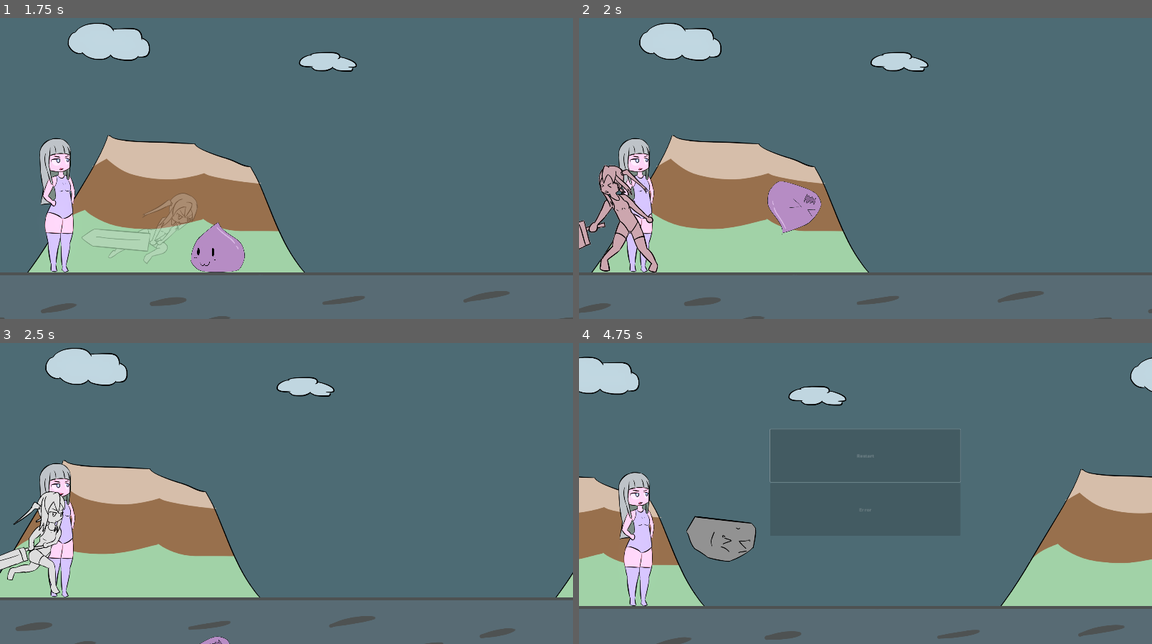
Above: before the commit, frames 1-4 (two rows, left to right).
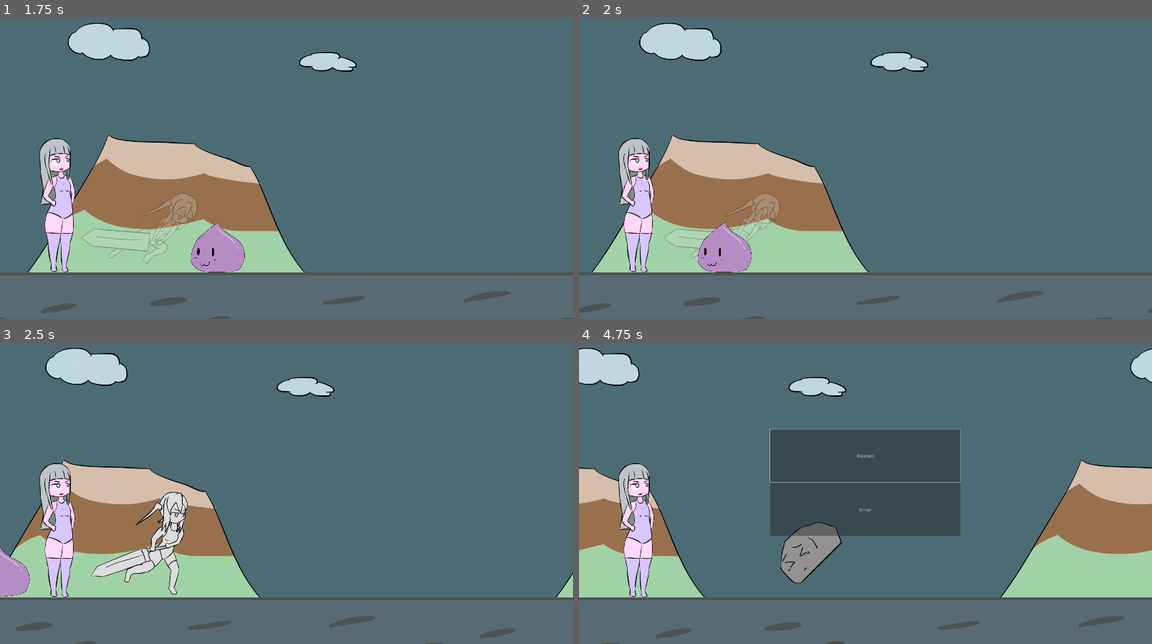
Above: after the commit, the same moments.

Repository: BeatMil/Animurun
Game: Godot game, scene res://Scenes/Forest.tscn
The game is run twice, just before and just after one commit, with the same random seed, the same clock (stepped at 60 frames per second) and the same inputs.
Inputs:
- Up to frame 1 (1.75 s): tap Enter (ui_accept) at 0.5, 0.77, 1.52 s; hold E (dodge) 0.53-1.28 s; tap U (block) at 1.35 s; tap E (dodge) at 1.55 s
- Up to frame 2 (2 s): no input
- Up to frame 3 (2.5 s): hold E (dodge) from 2.03 s (still down)
- Up to frame 4 (4.75 s): release E (dodge) at 2.78 s; tap E (dodge) at 2.85, 3.8, 4.35 s; tap Enter (ui_accept) at 3.02, 3.77, 4.52 s; hold U (block) 3.53-4.28 s

Frame 1 is identical in both runs. In frame 2, 4.5% of the frame differs, in the area x 0-43%, y 48-85%; in frame 3, 4.0%; in frame 4, 13%, in the area x 0-100%, y 1-100%.

Commit message:
Update collision_layer to suit chiichan dodge

Diff:
--- a/Nodes/Bomby.tscn
+++ b/Nodes/Bomby.tscn
@@ -89,6 +89,8 @@
 }
 
 [node name="Bomby" type="RigidBody2D" groups=["bomby", "enemy"]]
+collision_layer = 4
+collision_mask = 3
 gravity_scale = 2.0
 max_contacts_reported = 1
 contact_monitor = true
--- a/Nodes/Hitboxes/attack01_hitbox.tscn
+++ b/Nodes/Hitboxes/attack01_hitbox.tscn
@@ -6,6 +6,8 @@
 size = Vector2(200, 625)
 
 [node name="Hitbox" type="Area2D" groups=["attack01"]]
+collision_layer = 0
+collision_mask = 4
 script = ExtResource("1_d2rj7")
 
 [node name="CollisionShape2D" type="CollisionShape2D" parent="."]
--- a/Nodes/Slime.tscn
+++ b/Nodes/Slime.tscn
@@ -194,6 +194,8 @@
 }
 
 [node name="Slime" type="RigidBody2D" groups=["enemy", "slime"]]
+collision_layer = 4
+collision_mask = 3
 gravity_scale = 2.0
 max_contacts_reported = 1
 contact_monitor = true
--- a/Nodes/rocky.tscn
+++ b/Nodes/rocky.tscn
@@ -137,6 +137,8 @@
 }
 
 [node name="Rocky" type="RigidBody2D" groups=["enemy", "rocky"]]
+collision_layer = 12
+collision_mask = 11
 gravity_scale = 2.0
 max_contacts_reported = 1
 contact_monitor = true
--- a/Scenes/Forest.tscn
+++ b/Scenes/Forest.tscn
@@ -491,6 +491,115 @@
 "values": [Color(0.988235, 0.980392, 0.85098, 1), Color(1, 1, 1, 1)]
 }
 
+[sub_resource type="Animation" id="Animation_snods"]
+resource_name = "dodge"
+length = 0.8
+step = 0.0833333
+tracks/0/type = "value"
+tracks/0/imported = false
+tracks/0/enabled = true
+tracks/0/path = NodePath("ChiichanPos/ChiichanRun:frame")
+tracks/0/interp = 1
+tracks/0/loop_wrap = true
+tracks/0/keys = {
+"times": PackedFloat32Array(0),
+"transitions": PackedFloat32Array(1),
+"update": 1,
+"values": [0]
+}
+tracks/1/type = "value"
+tracks/1/imported = false
+tracks/1/enabled = true
+tracks/1/path = NodePath("ChiichanPos/ChiichanRun:texture")
+tracks/1/interp = 1
+tracks/1/loop_wrap = true
+tracks/1/keys = {
+"times": PackedFloat32Array(0),
+"transitions": PackedFloat32Array(1),
+"update": 1,
+"values": [ExtResource("18_cd6wo")]
+}
+tracks/2/type = "value"
+tracks/2/imported = false
+tracks/2/enabled = true
+tracks/2/path = NodePath("ChiichanPos/ChiichanRun:hframes")
+tracks/2/interp = 1
+tracks/2/loop_wrap = true
+tracks/2/keys = {
+"times": PackedFloat32Array(0),
+"transitions": PackedFloat32Array(1),
+"update": 1,
+"values": [1]
+}
+tracks/3/type = "audio"
+tracks/3/imported = false
+tracks/3/enabled = true
+tracks/3/path = NodePath("AnimationPlayer/AudioStreamPlayer")
+tracks/3/interp = 1
+tracks/3/loop_wrap = true
+tracks/3/keys = {
+"clips": [{
+"end_offset": 0.0,
+"start_offset": 0.0,
+"stream": ExtResource("11_fbjua")
+}],
+"times": PackedFloat32Array(0)
+}
+tracks/3/use_blend = true
+tracks/4/type = "value"
+tracks/4/imported = false
+tracks/4/enabled = true
+tracks/4/path = NodePath("ChiichanPos:position")
+tracks/4/interp = 1
+tracks/4/loop_wrap = true
+tracks/4/keys = {
+"times": PackedFloat32Array(0, 0.1666, 0.583333, 0.75),
+"transitions": PackedFloat32Array(0.5, 0.5, 1, 0.5),
+"update": 0,
+"values": [Vector2(0, 0), Vector2(33, 30), Vector2(33, 30), Vector2(0, 0)]
+}
+tracks/5/type = "value"
+tracks/5/imported = false
+tracks/5/enabled = true
+tracks/5/path = NodePath(".:mass")
+tracks/5/interp = 1
+tracks/5/loop_wrap = true
+tracks/5/keys = {
+"times": PackedFloat32Array(0),
+"transitions": PackedFloat32Array(1),
+"update": 0,
+"values": [1.0]
+}
+tracks/6/type = "value"
+tracks/6/imported = false
+tracks/6/enabled = true
+tracks/6/path = NodePath("ChiichanPos/ChiichanRun:modulate")
+tracks/6/interp = 1
+tracks/6/loop_wrap = true
+tracks/6/keys = {
+"times": PackedFloat32Array(0, 0.166667, 0.583333, 0.75),
+"transitions": PackedFloat32Array(1, 1, 1, 1),
+"update": 0,
+"values": [Color(1, 1, 1, 1), Color(1, 1, 1, 0.25098), Color(1, 1, 1, 0.25098), Color(1, 1, 1, 1)]
+}
+tracks/7/type = "method"
+tracks/7/imported = false
+tracks/7/enabled = true
+tracks/7/path = NodePath(".")
+tracks/7/interp = 1
+tracks/7/loop_wrap = true
+tracks/7/keys = {
+"times": PackedFloat32Array(0, 0.7497),
+"transitions": PackedFloat32Array(1, 1),
+"values": [{
+"args": [],
+"method": &"dodge_collision"
+}, {
+"args": [],
+"method": &"normal_collision"
+}]
+}
+
 [sub_resource type="Animation" id="Animation_uv8rb"]
 resource_name = "hurt"
 length = 0.333338
@@ -594,6 +703,20 @@
 "update": 0,
 "values": [1.0]
 }
+tracks/8/type = "method"
+tracks/8/imported = false
+tracks/8/enabled = true
+tracks/8/path = NodePath(".")
+tracks/8/interp = 1
+tracks/8/loop_wrap = true
+tracks/8/keys = {
+"times": PackedFloat32Array(0),
+"transitions": PackedFloat32Array(1),
+"values": [{
+"args": [],
+"method": &"normal_collision"
+}]
+}
 
 [sub_resource type="Animation" id="Animation_c0ony"]
 resource_name = "run"
@@ -683,6 +806,20 @@
 "transitions": PackedFloat32Array(1),
 "update": 0,
 "values": [1.0]
+}
+tracks/7/type = "method"
+tracks/7/imported = false
+tracks/7/enabled = true
+tracks/7/path = NodePath(".")
+tracks/7/interp = 1
+tracks/7/loop_wrap = true
+tracks/7/keys = {
+"times": PackedFloat32Array(0),
+"transitions": PackedFloat32Array(1),
+"values": [{
+"args": [],
+"method": &"normal_collision"
+}]
 }
 
 [sub_resource type="Animation" id="Animation_erit4"]
@@ -763,98 +900,6 @@
 "transitions": PackedFloat32Array(1, 1),
 "update": 0,
 "values": [Color(0.988235, 0.980392, 0.85098, 1), Color(1, 1, 1, 1)]
-}
-
-[sub_resource type="Animation" id="Animation_snods"]
-resource_name = "dodge"
-length = 0.8
-step = 0.0833333
-tracks/0/type = "value"
-tracks/0/imported = false
-tracks/0/enabled = true
-tracks/0/path = NodePath("ChiichanPos/ChiichanRun:frame")
-tracks/0/interp = 1
-tracks/0/loop_wrap = true
-tracks/0/keys = {
-"times": PackedFloat32Array(0),
-"transitions": PackedFloat32Array(1),
-"update": 1,
-"values": [0]
-}
-tracks/1/type = "value"
-tracks/1/imported = false
-tracks/1/enabled = true
-tracks/1/path = NodePath("ChiichanPos/ChiichanRun:texture")
-tracks/1/interp = 1
-tracks/1/loop_wrap = true
-tracks/1/keys = {
-"times": PackedFloat32Array(0),
-"transitions": PackedFloat32Array(1),
-"update": 1,
-"values": [ExtResource("18_cd6wo")]
-}
-tracks/2/type = "value"
-tracks/2/imported = false
-tracks/2/enabled = true
-tracks/2/path = NodePath("ChiichanPos/ChiichanRun:hframes")
-tracks/2/interp = 1
-tracks/2/loop_wrap = true
-tracks/2/keys = {
-"times": PackedFloat32Array(0),
-"transitions": PackedFloat32Array(1),
-"update": 1,
-"values": [1]
-}
-tracks/3/type = "audio"
-tracks/3/imported = false
-tracks/3/enabled = true
-tracks/3/path = NodePath("AnimationPlayer/AudioStreamPlayer")
-tracks/3/interp = 1
-tracks/3/loop_wrap = true
-tracks/3/keys = {
-"clips": [{
-"end_offset": 0.0,
-"start_offset": 0.0,
-"stream": ExtResource("11_fbjua")
-}],
-"times": PackedFloat32Array(0)
-}
-tracks/3/use_blend = true
-tracks/4/type = "value"
-tracks/4/imported = false
-tracks/4/enabled = true
-tracks/4/path = NodePath("ChiichanPos:position")
-tracks/4/interp = 1
-tracks/4/loop_wrap = true
-tracks/4/keys = {
-"times": PackedFloat32Array(0, 0.1666, 0.583333, 0.75),
-"transitions": PackedFloat32Array(0.5, 0.5, 1, 0.5),
-"update": 0,
-"values": [Vector2(0, 0), Vector2(33, 30), Vector2(33, 30), Vector2(0, 0)]
-}
-tracks/5/type = "value"
-tracks/5/imported = false
-tracks/5/enabled = true
-tracks/5/path = NodePath(".:mass")
-tracks/5/interp = 1
-tracks/5/loop_wrap = true
-tracks/5/keys = {
-"times": PackedFloat32Array(0),
-"transitions": PackedFloat32Array(1),
-"update": 0,
-"values": [1.0]
-}
-tracks/6/type = "value"
-tracks/6/imported = false
-tracks/6/enabled = true
-tracks/6/path = NodePath("ChiichanPos/ChiichanRun:modulate")
-tracks/6/interp = 1
-tracks/6/loop_wrap = true
-tracks/6/keys = {
-"times": PackedFloat32Array(0, 0.166667, 0.583333, 0.75),
-"transitions": PackedFloat32Array(1, 1, 1, 1),
-"update": 0,
-"values": [Color(1, 1, 1, 1), Color(1, 1, 1, 0.25098), Color(1, 1, 1, 0.25098), Color(1, 1, 1, 1)]
 }
 
 [sub_resource type="AnimationLibrary" id="AnimationLibrary_8jhmc"]
@@ -1170,6 +1215,7 @@
 [node name="Chiichan" type="RigidBody2D" parent="." node_paths=PackedStringArray("default_pos") groups=["chiichan"]]
 self_modulate = Color(1.5, 1.5, 1.5, 1)
 position = Vector2(492, 737)
+collision_layer = 2
 max_contacts_reported = 3
 contact_monitor = true
 lock_rotation = true
@@ -1212,6 +1258,8 @@
 
 [node name="DedWallArea2D" type="Area2D" parent="DedWalls"]
 position = Vector2(-537, 79)
+collision_layer = 0
+collision_mask = 2
 
 [node name="CollisionShape2D2" type="CollisionShape2D" parent="DedWalls/DedWallArea2D"]
 position = Vector2(-1164, 1773.5)
--- a/project.godot
+++ b/project.godot
@@ -45,6 +45,13 @@
 ]
 }
 
+[layer_names]
+
+2d_physics/layer_1="ground"
+2d_physics/layer_2="chiichan"
+2d_physics/layer_3="enemy"
+2d_physics/layer_4="undodgable"
+
 [physics]
 
 2d/default_gravity=1960.0
--- a/scripts/Chiichan.gd
+++ b/scripts/Chiichan.gd
@@ -97,6 +97,16 @@
 	anim_player.play("dodge")
 
 
+func dodge_collision():
+	collision_layer = 0b00000000000000001000
+	collision_mask = 0b00000000000000000001
+
+
+func normal_collision():
+	collision_layer = 0b00000000000000000010
+	collision_mask = 0b00000000000000000001
+
+
 func _on_animation_player_animation_finished(anim_name):
 	if anim_name in ["attack01", "hurt", "block", "block_impact", "attack01_2", "dodge"]:
 		state = States.RUNNING
